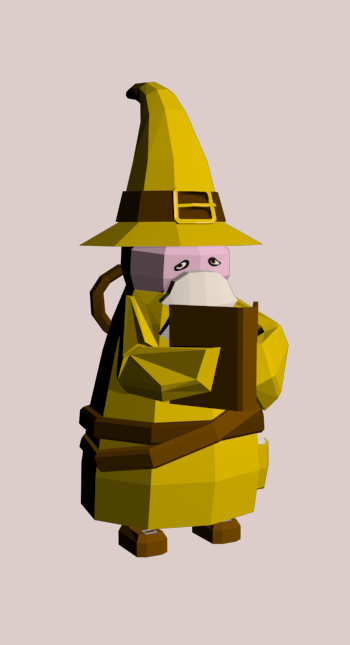
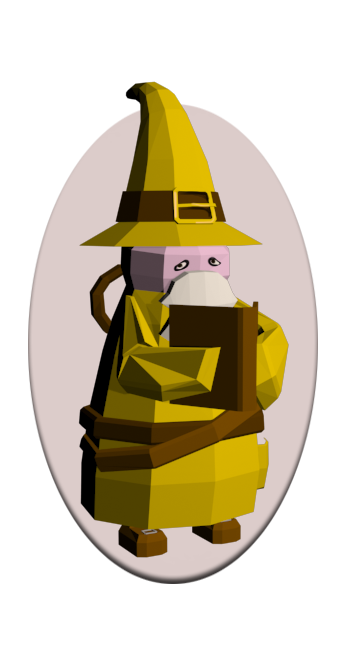
Layers edited between the first and the second 350 x 645 image:
added layer "Layer 9" above "Layer 8" over [28, 104, 318, 584]
hid "Layer 8" over [0, 0, 350, 645]
